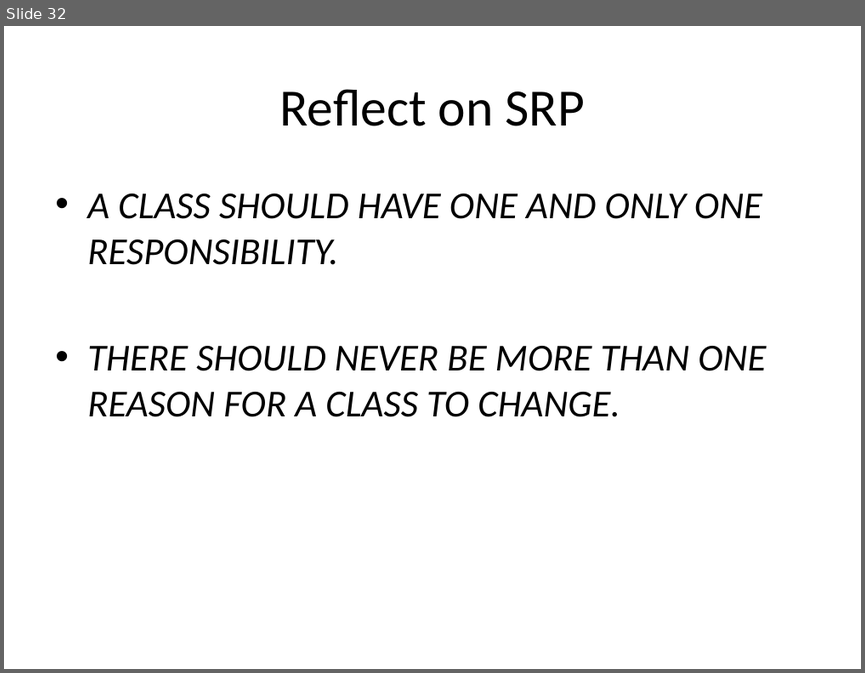
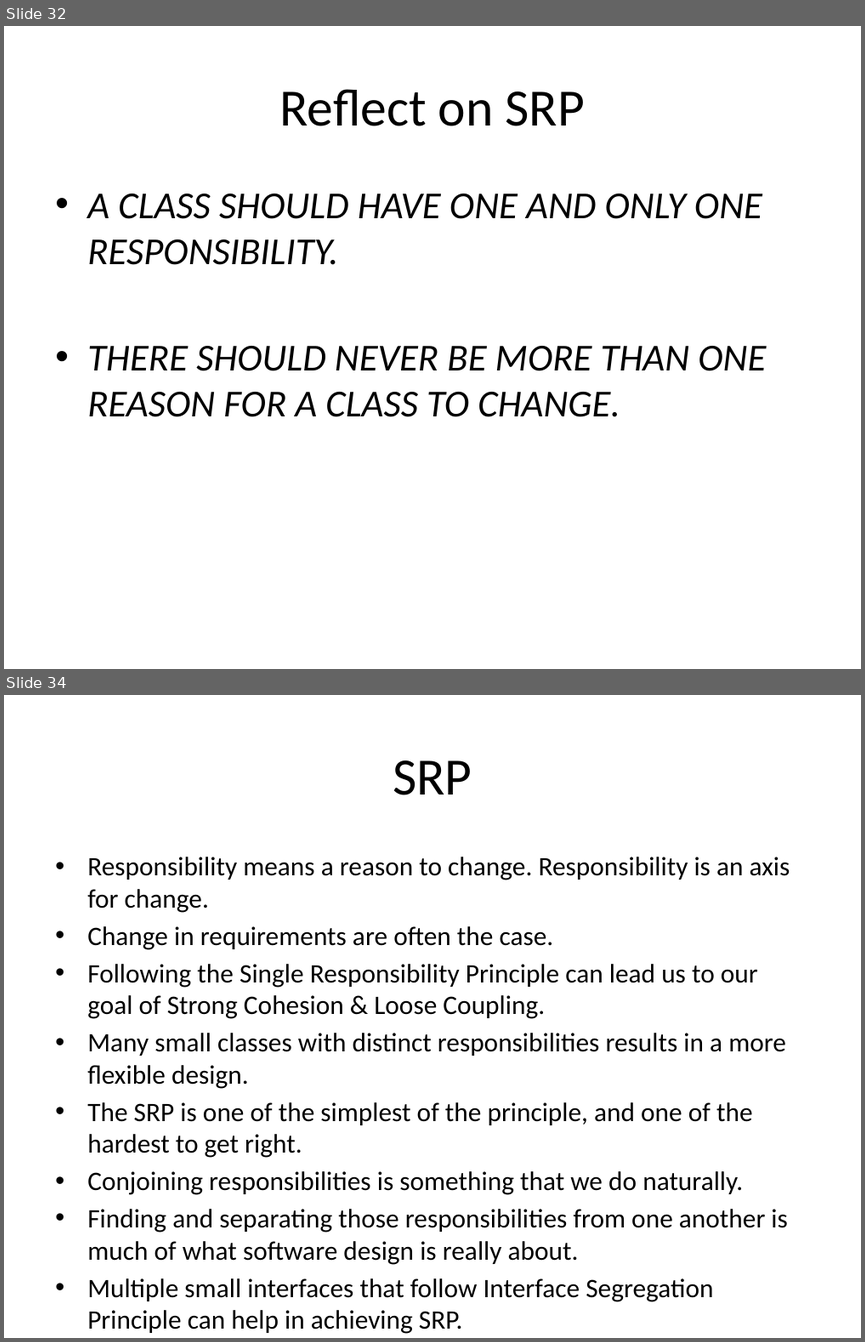
Before and after one commit to sameeri/solid, a slide deck: SOLID Principles of OOD v2.pptx. Shown one above the other, each under a label of ours: slide 32 before the commit, slides 32 and 34 after it; the slides between them are not shown. The pictures are 865x673 and 865x1342 pixels, drawn with LibreOffice and Linux fonts; fonts in the diff are those of the drawing. Boxes give left, top, right and bottom in pixels: in the first picture for what was removed or moved away, otherwise in the second. Text is boxed around its words. In the diff, an @@ line names an element or a change of style, - is before the commit and + after.

```diff
--- a/SOLID Principles of OOD v2.pptx
+++ b/SOLID Principles of OOD v2.pptx
@@ slide 34 added at <box>4,695,861,1338</box>, background #FFFFFF @@
@@ title added at <box>392,760,472,795</box>, 44 pt, text #000000 @@
+SRP
@@ text added at <box>87,857,790,1333</box>, 22.4 pt, text #000000 @@
+• Responsibility means a reason to change. Responsibility is an axis for change.
+• Change in requirements are often the case.
+• Following the Single Responsibility Principle can lead us to our goal of Strong Cohesion & Loose Coupling.
+• Many small classes with distinct responsibilities results in a more flexible design.
+• The SRP is one of the simplest of the principle, and one of the hardest to get right.
+• Conjoining responsibilities is something that we do naturally.
+• Finding and separating those responsibilities from one another is much of what software design is really about.
+• Multiple small interfaces that follow Interface Segregation Principle can help in achieving SRP.
```
Also in this commit, not shown: 1 slide changed, 2 other slides added, 1 slide removed.
